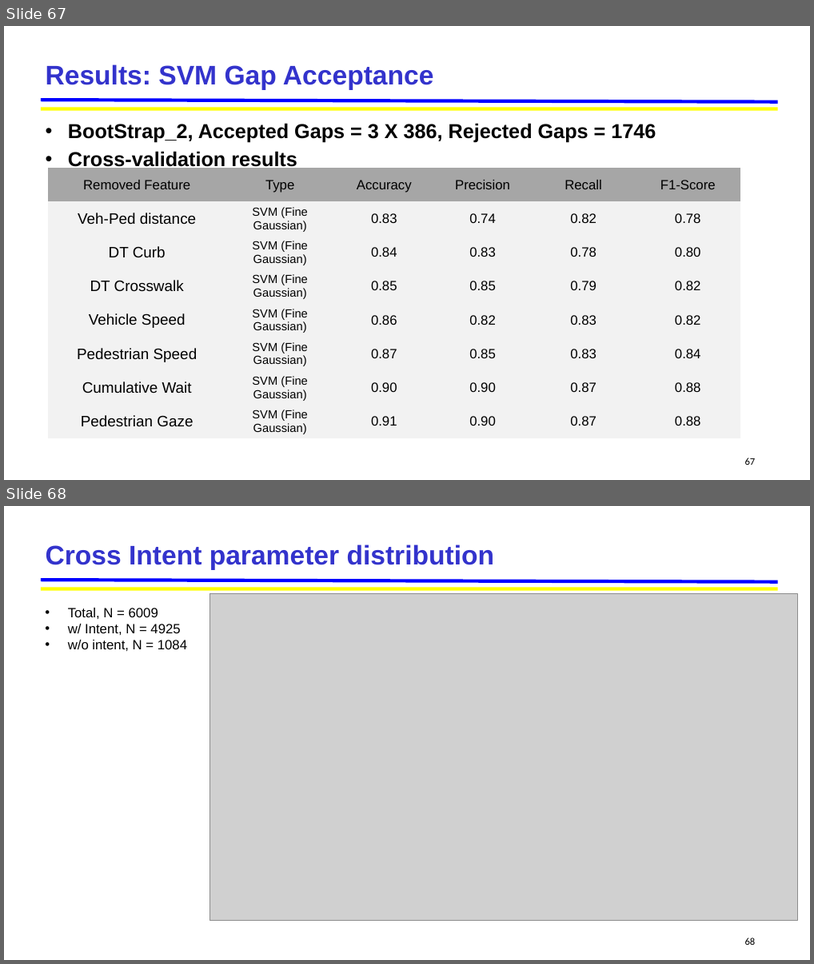
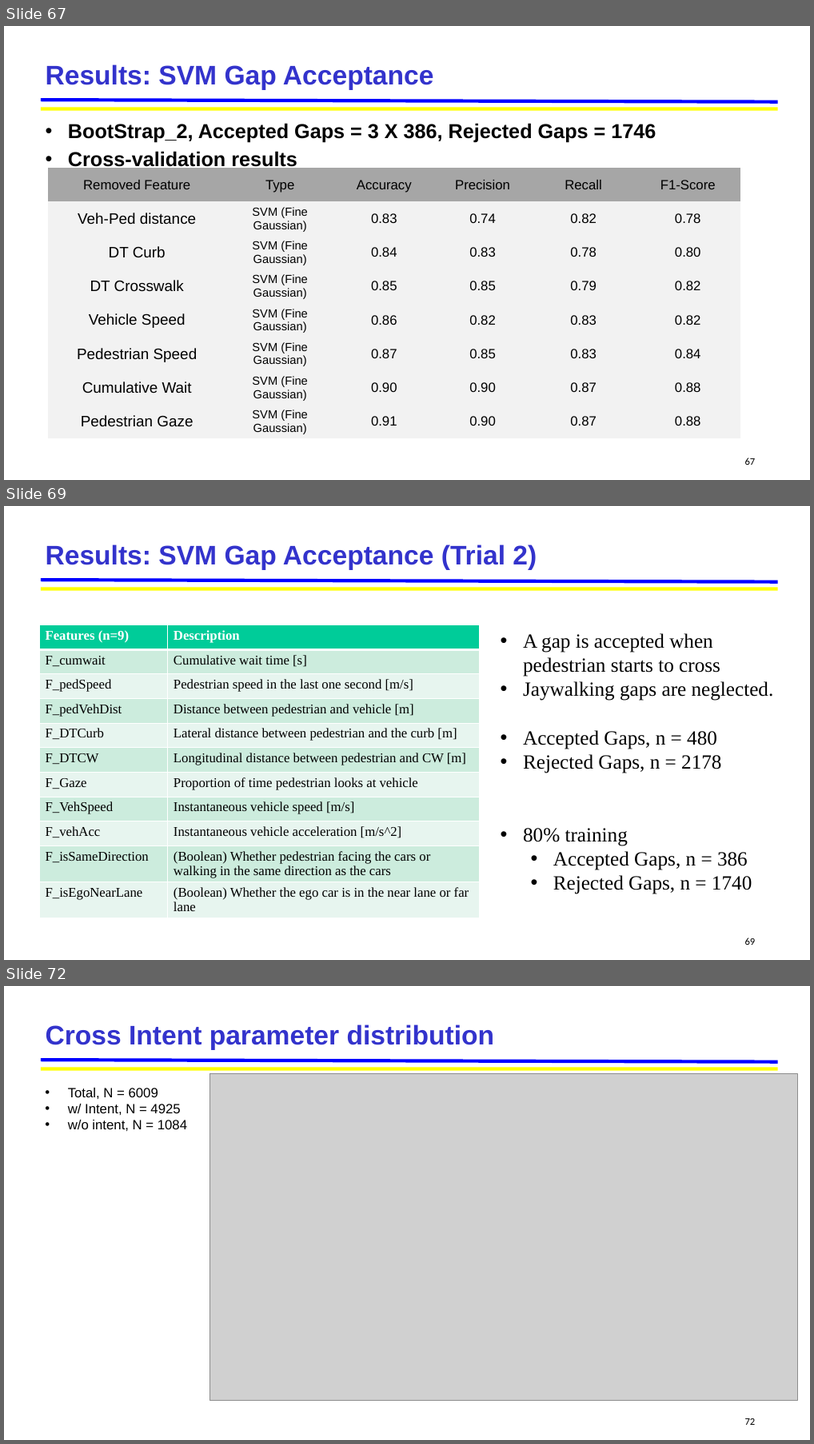
Before and after one commit to jskumaar/pedestrianHybridModel, a slide deck: Pedestrian_Hybrid_Model [Autosaved].pptx. Shown one above the other, each under a label of ours: slides 67 and 68 before the commit, slides 67, 69 and 72 after it; the slides between them are not shown. The pictures are 814x964 and 814x1444 pixels, drawn with LibreOffice and Linux fonts; fonts in the diff are those of the drawing; grey boxes stand for pictures; background and template pictures are left out. Boxes give left, top, right and bottom in pixels: in the first picture for what was removed or moved away, otherwise in the second. Text is boxed around its words. In the diff, an @@ line names an element or a change of style, - is before the commit and + after.

```diff
--- a/Pedestrian_Hybrid_Model [Autosaved].pptx
+++ b/Pedestrian_Hybrid_Model [Autosaved].pptx
@@ slide 69 added at <box>4,506,810,960</box>, background #FFFFFF; not listed: 2 template elements that a slide beside it also shows @@
@@ title added at <box>46,544,537,570</box>, 32 pt, text #3333CC, bold @@
+Results: SVM Gap Acceptance (Trial 2)
@@ table added at <box>39,625,479,950</box>, 11 rows, 2 columns @@
+Features (n=9) | Description
+F_cumwait | Cumulative wait time [s]
+F_pedSpeed | Pedestrian speed in the last one second [m/s]
+F_pedVehDist | Distance between pedestrian and vehicle [m]
+F_DTCurb | Lateral distance between pedestrian and the curb [m]
+F_DTCW | Longitudinal distance between pedestrian and CW [m]
+F_Gaze | Proportion of time pedestrian looks at vehicle
+F_VehSpeed | Instantaneous vehicle speed [m/s]
+F_vehAcc | Instantaneous vehicle acceleration [m/s^2]
+F_isSameDirection | (Boolean) Whether pedestrian facing the cars or walking in the same direction as the cars
+F_isEgoNearLane | (Boolean) Whether the ego car is in the near lane or far lane
@@ text added at <box>523,633,774,894</box>, 24 pt, text #000000 @@
+• A gap is accepted when pedestrian starts to cross
+• Jaywalking gaps are neglected.
+• Accepted Gaps, n = 480
+• Rejected Gaps, n = 2178
+• 80% training
+  • Accepted Gaps, n = 386
+  • Rejected Gaps, n = 1740
@@ page number added at <box>746,937,756,944</box>, 12 pt, text #000000 @@
+69
@@ what was slide 68 is now slide 72 @@
@@ page number at <box>746,1418,756,1424</box>: text changed @@
-68
+72
```
Also in this commit, not shown: 6 slides changed, 7 other slides added, 1 slide removed, 58 other files.
